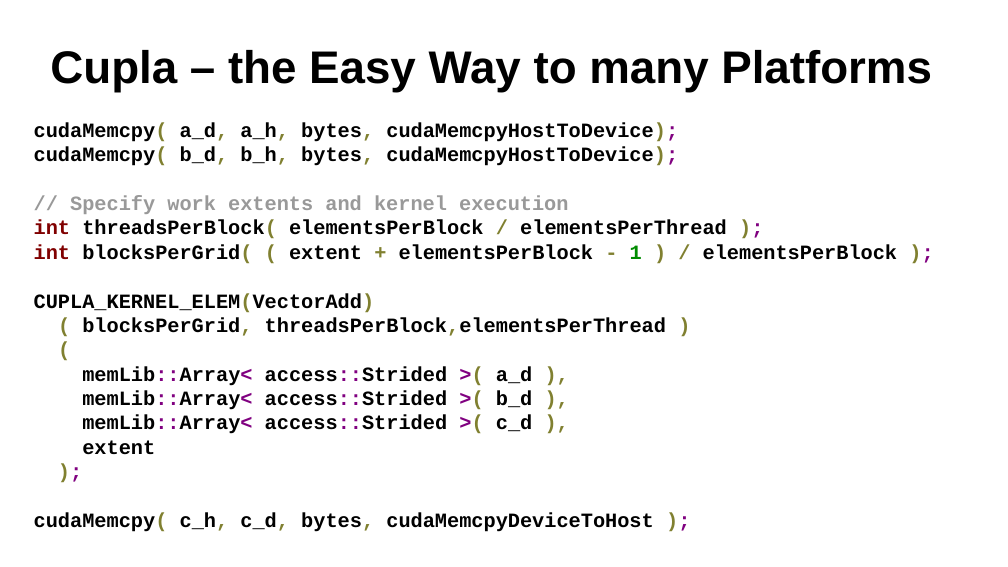
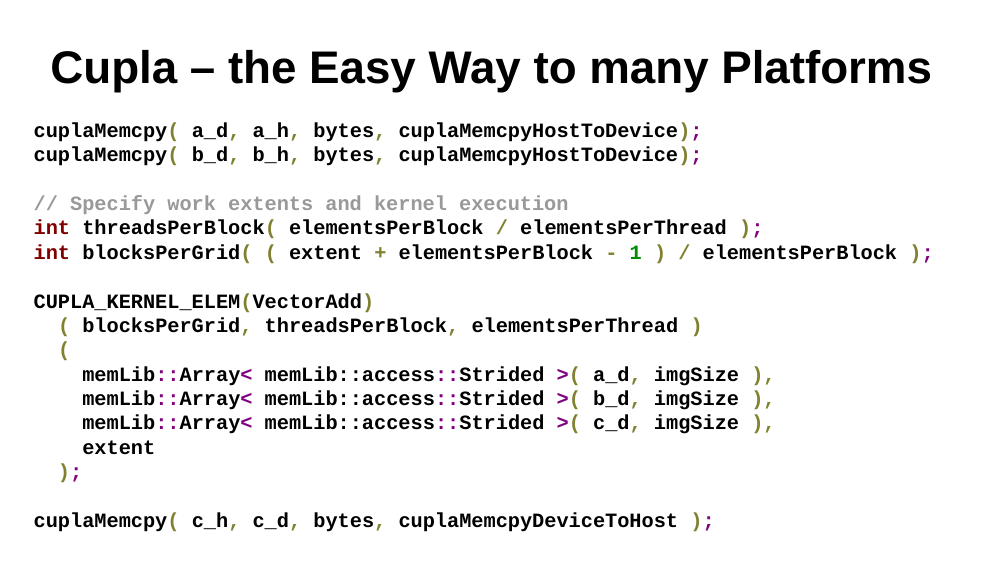
Before and after one commit to ax3l/datenspuren_2016, a slide deck: slide 92 of Slides.odp (slide 89 before the commit). Drawn at 1008x567 pixels with LibreOffice and Linux fonts; fonts in the diff are those of the drawing; background and template pictures are left out. Boxes give left, top, right and bottom in pixels: in the first picture for what was removed or moved away, otherwise in the second. Text is boxed around its words. In the diff, an @@ line names an element or a change of style, - is before the commit and + after.

```diff
--- a/Slides.odp
+++ b/Slides.odp
@@ text at <box>34,123,703,166</box>: text changed @@
-cudaMemcpy( a_d, a_h, bytes, cudaMemcpyHostToDevice);
-cudaMemcpy( b_d, b_h, bytes, cudaMemcpyHostToDevice);
+cuplaMemcpy( a_d, a_h, bytes, cuplaMemcpyHostToDevice);
+cuplaMemcpy( b_d, b_h, bytes, cuplaMemcpyHostToDevice);
@@ text at <box>82,318,679,336</box>: spaces changed @@
-( blocksPerGrid, threadsPerBlock,elementsPerThread )
+( blocksPerGrid, threadsPerBlock, elementsPerThread )
@@ text at <box>82,366,739,434</box>: text changed @@
-memLib::Array< access::Strided >( a_d ),
-memLib::Array< access::Strided >( b_d ),
-memLib::Array< access::Strided >( c_d ),
+memLib::Array< memLib::access::Strided >( a_d, imgSize ),
+memLib::Array< memLib::access::Strided >( b_d, imgSize ),
+memLib::Array< memLib::access::Strided >( c_d, imgSize ),
@@ text at <box>34,512,679,532</box>: text changed @@
-cudaMemcpy( c_h, c_d, bytes, cudaMemcpyDeviceToHost );
+cuplaMemcpy( c_h, c_d, bytes, cuplaMemcpyDeviceToHost );
```
Also in this commit, not shown: 4 other slides changed, 3 slides added.
